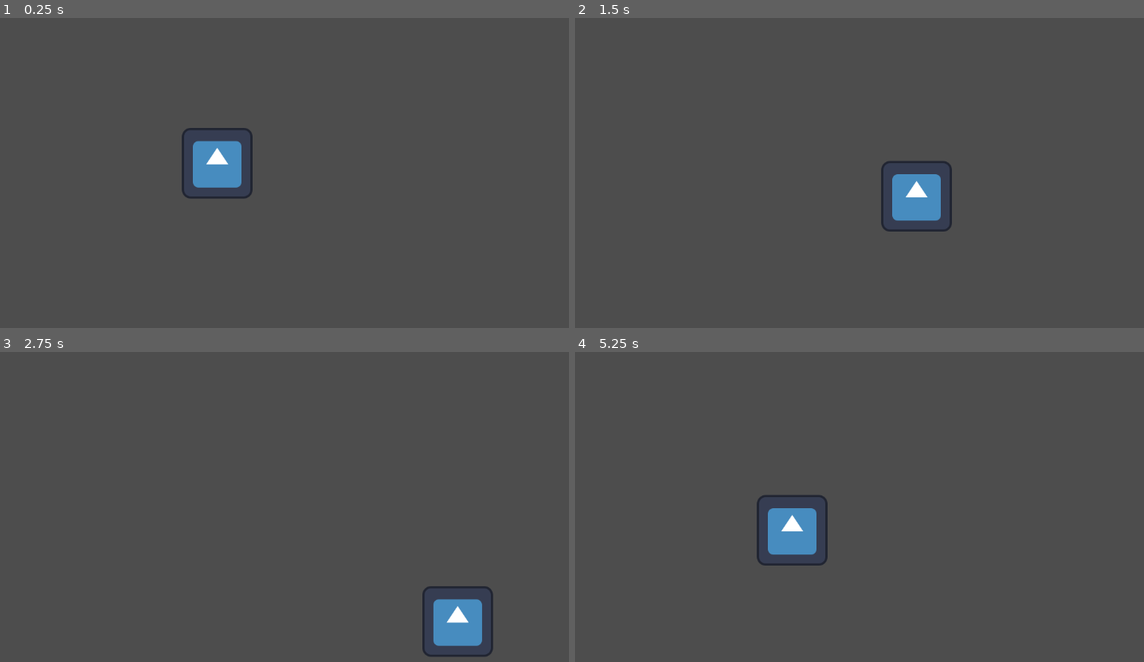
Above: before the commit, frames 1-4 (two rows, left to right).
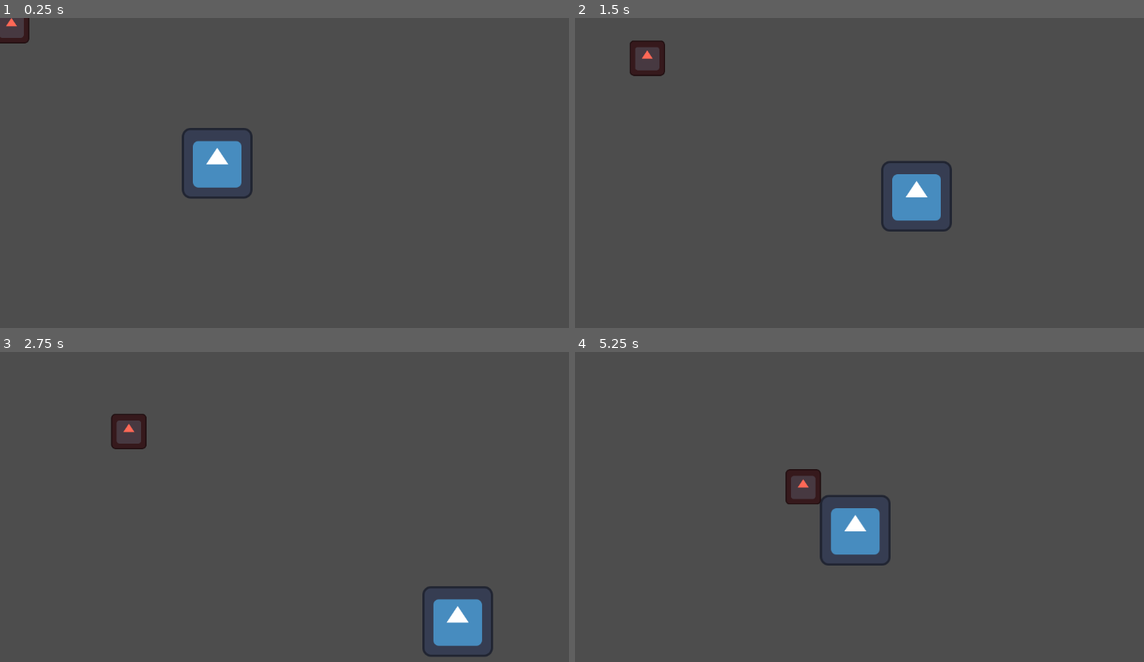
Above: after the commit, the same moments.

Repository: quellus/godot-tutorials
Game: Godot game, scene res://main.tscn
Same seed, same stepped clock (60 frames per second), same inputs: the game is played once before the commit and once after it. The engine's default icon, where the game draws it, is replaced by a stand-in: a white triangle on a blue panel in a dark square.
Inputs:
- Up to frame 1 (0.25 s): no input
- Up to frame 2 (1.5 s): hold Right (ui_right) 0.53-1.28 s; hold Down (ui_down) from 1.28 s (still down)
- Up to frame 3 (2.75 s): release Down (ui_down) at 2.03 s; hold Right (ui_right) from 2.03 s (still down)
- Up to frame 4 (5.25 s): release Right (ui_right) at 2.78 s; hold Up (ui_up) 2.78-3.53 s; hold Left (ui_left) 3.53-5.03 s; hold Down (ui_down) from 5.03 s (still down)

The runs differ from the first frame. In frame 1, 0.2% of the frame differs, in the area x 0-6%, y 0-9%; in frame 2, 0.4%; in frame 3, 0.4%; in frame 4, 3.7%, in the area x 31-56%, y 37-69%.

Commit message:
Add enemy to enemy avoider tutorial

Diff:
--- /dev/null
+++ b/enemy avoider/Enemy.gd
@@ -0,0 +1,10 @@
+extends CharacterBody2D
+
+@onready var player = $"../Player"
+
+const SPEED = 100
+
+# Called every frame. 'delta' is the elapsed time since the previous frame.
+func _process(delta):
+	velocity = position.direction_to(player.position) * SPEED
+	move_and_slide()
--- /dev/null
+++ b/enemy avoider/Enemy.tscn
@@ -0,0 +1,19 @@
+[gd_scene load_steps=4 format=3 uid="uid://bv53mlaco0t6i"]
+
+[ext_resource type="Texture2D" uid="uid://bq7f4ccbyabmk" path="res://icon.svg" id="1_oaip8"]
+[ext_resource type="Script" path="res://Enemy.gd" id="1_p1437"]
+
+[sub_resource type="RectangleShape2D" id="RectangleShape2D_6bllx"]
+size = Vector2(125, 125)
+
+[node name="Enemy" type="CharacterBody2D"]
+scale = Vector2(0.5, 0.5)
+motion_mode = 1
+script = ExtResource("1_p1437")
+
+[node name="Sprite2D" type="Sprite2D" parent="."]
+modulate = Color(1, 0.407245, 0.338652, 1)
+texture = ExtResource("1_oaip8")
+
+[node name="CollisionShape2D" type="CollisionShape2D" parent="."]
+shape = SubResource("RectangleShape2D_6bllx")
--- a/enemy avoider/Player.gd
+++ b/enemy avoider/Player.gd
@@ -1,5 +1,4 @@
 extends CharacterBody2D
-
 
 const SPEED = 300.0
 
--- a/enemy avoider/main.tscn
+++ b/enemy avoider/main.tscn
@@ -1,7 +1,8 @@
-[gd_scene load_steps=4 format=3 uid="uid://c5oeeag47qkhc"]
+[gd_scene load_steps=5 format=3 uid="uid://c5oeeag47qkhc"]
 
 [ext_resource type="Script" path="res://Player.gd" id="1_vd3oa"]
 [ext_resource type="Texture2D" uid="uid://bq7f4ccbyabmk" path="res://icon.svg" id="2_st8cs"]
+[ext_resource type="PackedScene" uid="uid://bv53mlaco0t6i" path="res://Enemy.tscn" id="3_py4l7"]
 
 [sub_resource type="RectangleShape2D" id="RectangleShape2D_f7oks"]
 size = Vector2(126, 124)
@@ -9,6 +10,7 @@
 [node name="Node2D" type="Node2D"]
 
 [node name="Player" type="CharacterBody2D" parent="."]
+unique_name_in_owner = true
 position = Vector2(393, 263)
 motion_mode = 1
 script = ExtResource("1_vd3oa")
@@ -18,3 +20,5 @@
 
 [node name="CollisionShape2D" type="CollisionShape2D" parent="Player"]
 shape = SubResource("RectangleShape2D_f7oks")
+
+[node name="Enemy" parent="." instance=ExtResource("3_py4l7")]
Not shown, changed: enemy avoider/README.md
